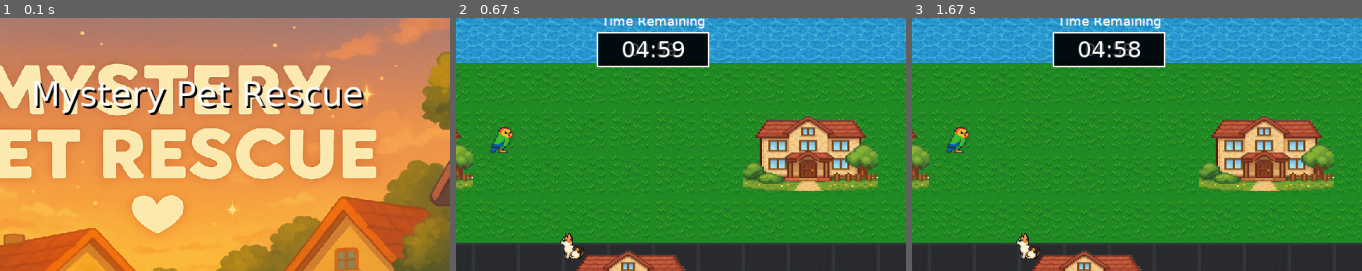
Above: before the commit, frames 1-3 (left to right).
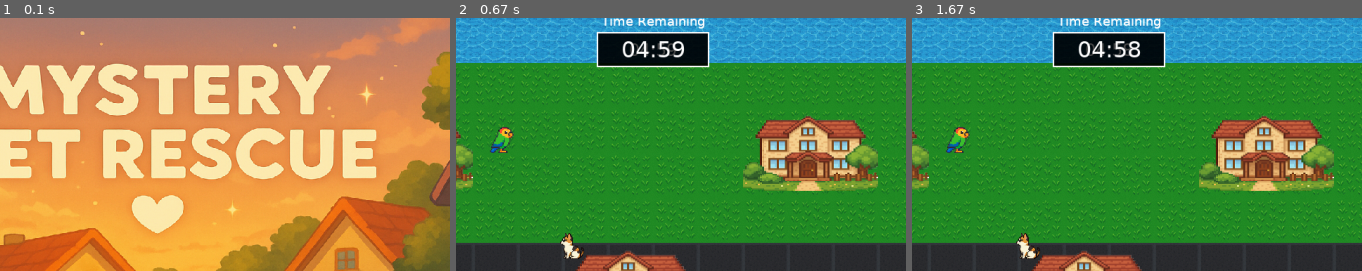
Above: after the commit, the same moments.

Repository: yuichi1000/mystery-pet-rescue
Game: pygame game, started from main.py
Same seed, same stepped clock (60 frames per second), same inputs: the game is played once before the commit and once after it.
Inputs (mouse positions are % of the whole screen's width and height, from its top left):
- Up to frame 1 (0.1 s): no input
- Up to frame 2 (0.67 s): click "Start Game" at 0.38 s
- Up to frame 3 (1.67 s): hold Up 0.67-1.13 s; move the mouse to (46, 54) at 0.7 s; hold Right 1.17-1.63 s
The pictures show only the part of the screen within x 28-78%, y 0-50%; the shares and areas given below are measured in that part.

The runs differ from the first frame. In frame 1, 4.0% of the frame differs, in the area x 7-81%, y 24-39%; in frame 2, nothing differs; in frame 3, nothing differs.

Commit message:
🪟 ウィンドウタイトルの多言語対応を実装
✨ 新機能:
- PCのタイトルバー（閉じる・最大化ボタン部分）のゲームタイトルが言語に応じて切り替わる
- 英語: "Mystery Pet Rescue"
- 日本語: "ミステリー・ペット・レスキュー"
- 言語選択時に即座にウィンドウタイトルが更新される

🗑️ 削除:
- メニュー画面から勝手に追加していたタイトル文字表示を削除
- _draw_game_title()メソッドを削除

🔧 技術実装:
- GameMainクラスにupdate_window_title()メソッド追加
- GameFlowManagerにウィンドウタイトル更新機能追加
- MenuSceneとGameFlowManagerの連携でリアルタイム更新
- pygame.display.set_caption()を使用した動的タイトル変更

🧪 テスト:
- examples/window_title_test.py追加
- ウィンドウタイトル切り替えの動作確認済み

📝 変更ファイル:
- src/core/game_main.py: ウィンドウタイトル更新機能追加
- src/core/game_flow.py: タイトル更新メソッド追加、MenuScene連携
- src/scenes/menu.py: 不要なタイトル表示削除、言語変更時のコールバック改善

Diff:
--- a/config/constants.py
+++ b/config/constants.py
@@ -64,7 +64,7 @@
 PET_STATE_LOST = "lost"         # 迷子
 PET_STATE_FOUND = "found"       # 発見済み
 PET_STATE_RESCUED = "rescued"   # 救助済み
-PET_STATE_RETURNED = "returned" # 返却済み
+PET_STATE_RETURNED = "returned"  # 返却済み
 
 # ゲーム状態
 GAME_STATE_MENU = "menu"
--- /dev/null
+++ b/examples/window_title_test.py
@@ -0,0 +1,60 @@
+#!/usr/bin/env python3
+"""
+ウィンドウタイトル多言語対応テスト
+"""
+
+import sys
+import os
+from pathlib import Path
+
+# プロジェクトルートをPythonパスに追加
+sys.path.insert(0, str(Path(__file__).parent.parent))
+
+import pygame
+from src.utils.language_manager import get_language_manager, Language, get_text
+
+def test_window_title():
+    """ウィンドウタイトルの多言語対応テスト"""
+    print("🪟 ウィンドウタイトル多言語対応テスト開始")
+    print("=" * 50)
+
+    # Pygame初期化
+    pygame.init()
+    screen = pygame.display.set_mode((400, 300))
+
+    # 言語マネージャーを取得
+    lang_manager = get_language_manager()
+
+    # 各言語でウィンドウタイトルをテスト
+    for language in [Language.ENGLISH, Language.JAPANESE]:
+        print(f"\n📝 言語: {language.value}")
+        print("-" * 30)
+
+        # 言語を設定
+        lang_manager.set_language(language)
+
+        # ウィンドウタイトルを取得・設定
+        title = get_text("game_title")
+        pygame.display.set_caption(title)
+
+        print(f"ウィンドウタイトル: '{title}'")
+        print(f"pygame.display.get_caption(): {pygame.display.get_caption()}")
+
+        # 少し待機（確認用）
+        pygame.time.wait(1000)
+
+    pygame.quit()
+    print("\n✅ ウィンドウタイトルテスト完了")
+
+def main():
+    """メイン関数"""
+    try:
+        test_window_title()
+
+    except Exception as e:
+        print(f"❌ テストエラー: {e}")
+        import traceback
+        traceback.print_exc()
+
+if __name__ == "__main__":
+    main()
--- a/src/core/game_flow.py
+++ b/src/core/game_flow.py
@@ -11,6 +11,7 @@
 from src.scenes.game import GameScene
 from src.scenes.result import ResultScene
 from src.systems.audio_system import AudioSystem
+from src.utils.language_manager import get_text
 
 class GameFlowManager:
     """ゲームフロー管理クラス"""
@@ -39,10 +40,18 @@
         # 最初のシーンを設定
         self.change_scene("menu")
 
+    def update_window_title(self):
+        """ウィンドウタイトルを現在の言語に応じて更新"""
+        title = get_text("game_title")
+        pygame.display.set_caption(title)
+        print(f"🪟 ウィンドウタイトル更新: '{title}'")
+
     def _initialize_scenes(self):
         """シーンを初期化"""
         # メニューシーンは常に利用可能
-        self.scenes["menu"] = MenuScene(self.screen)
+        menu_scene = MenuScene(self.screen)
+        menu_scene.set_game_flow_manager(self)  # 参照を設定
+        self.scenes["menu"] = menu_scene
 
         # ゲームシーンと結果シーンは必要に応じて作成
         # （ゲーム開始時に最新の状態で作成するため）
--- a/src/core/game_main.py
+++ b/src/core/game_main.py
@@ -7,6 +7,7 @@
 import sys
 from src.core.game_flow import GameFlowManager
 from src.utils.performance_optimizer import get_performance_optimizer
+from src.utils.language_manager import get_language_manager, get_text
 
 class GameMain:
     """メインゲームクラス"""
@@ -20,7 +21,10 @@
         self.screen_width = 1280
         self.screen_height = 720
         self.screen = pygame.display.set_mode((self.screen_width, self.screen_height), pygame.RESIZABLE)
-        pygame.display.set_caption("ミステリー・ペット・レスキュー")
+
+        # 言語管理システム
+        self.language_manager = get_language_manager()
+        self.update_window_title()
 
         # パフォーマンス最適化
         self.optimizer = get_performance_optimizer()
@@ -28,9 +32,18 @@
         # ゲームフロー管理
         self.flow_manager = GameFlowManager(self.screen)
 
+        # 初期ウィンドウタイトル設定
+        self.update_window_title()
+
         # ゲーム設定
         self.clock = pygame.time.Clock()
         self.target_fps = 60
+
+    def update_window_title(self):
+        """ウィンドウタイトルを現在の言語に応じて更新"""
+        title = get_text("game_title")
+        pygame.display.set_caption(title)
+        print(f"🪟 ウィンドウタイトル更新: '{title}'")
 
     def run(self):
         """メインゲームループ"""
--- a/src/scenes/menu.py
+++ b/src/scenes/menu.py
@@ -155,7 +155,14 @@
         # 言語選択セレクトボックス
         self.language_selector = None
 
+        # GameFlowManagerの参照（言語変更時のウィンドウタイトル更新用）
+        self.game_flow_manager = None
+
         self._create_menu_items()
+
+    def set_game_flow_manager(self, game_flow_manager):
+        """GameFlowManagerの参照を設定"""
+        self.game_flow_manager = game_flow_manager
 
     def _load_background(self):
         """背景画像を読み込み"""
@@ -237,6 +244,10 @@
         print("🌐 言語変更検出、メニューテキストを更新中...")
         self._create_menu_items()
 
+        # ウィンドウタイトルも更新
+        if self.game_flow_manager:
+            self.game_flow_manager.update_window_title()
+
     def enter(self) -> None:
         """シーンに入る時の処理"""
         print("メニューシーンに入りました")
@@ -356,9 +367,6 @@
         # メニューアイテムを描画
         self._draw_menu_items(surface)
 
-        # ゲームタイトルを描画
-        self._draw_game_title(surface)
-
         # 言語選択を描画
         if self.language_selector:
             font = self.font_manager.get_font("default", 24)
@@ -402,25 +410,6 @@
             text_rect = text_surface.get_rect(center=item.rect.center)
             surface.blit(text_surface, text_rect)
 
-    def _draw_game_title(self, surface: pygame.Surface):
-        """ゲームタイトルを描画"""
-        title_font = self.font_manager.get_font("default", 48)
-        title_text = get_text("game_title")
-
-        # タイトルの影を描画
-        shadow_surface = title_font.render(title_text, True, (0, 0, 0))
-        shadow_rect = shadow_surface.get_rect()
-        shadow_rect.centerx = surface.get_width() // 2 + 3
-        shadow_rect.y = 80 + 3
-        surface.blit(shadow_surface, shadow_rect)
-
-        # タイトル本体を描画
-        title_surface = title_font.render(title_text, True, (255, 255, 255))
-        title_rect = title_surface.get_rect()
-        title_rect.centerx = surface.get_width() // 2
-        title_rect.y = 80
-        surface.blit(title_surface, title_rect)
-
     def _draw_gradient_background(self, surface: pygame.Surface):
         """グラデーション背景を描画"""
         # 上から下へのグラデーション
